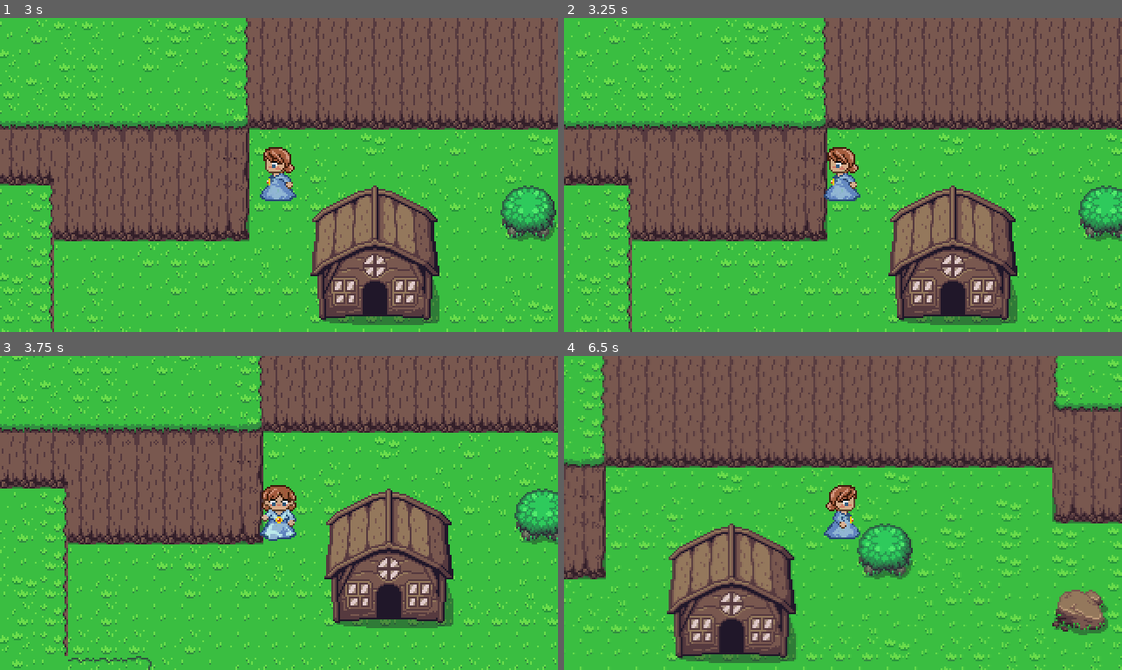
Above: before the commit, frames 1-4 (two rows, left to right).
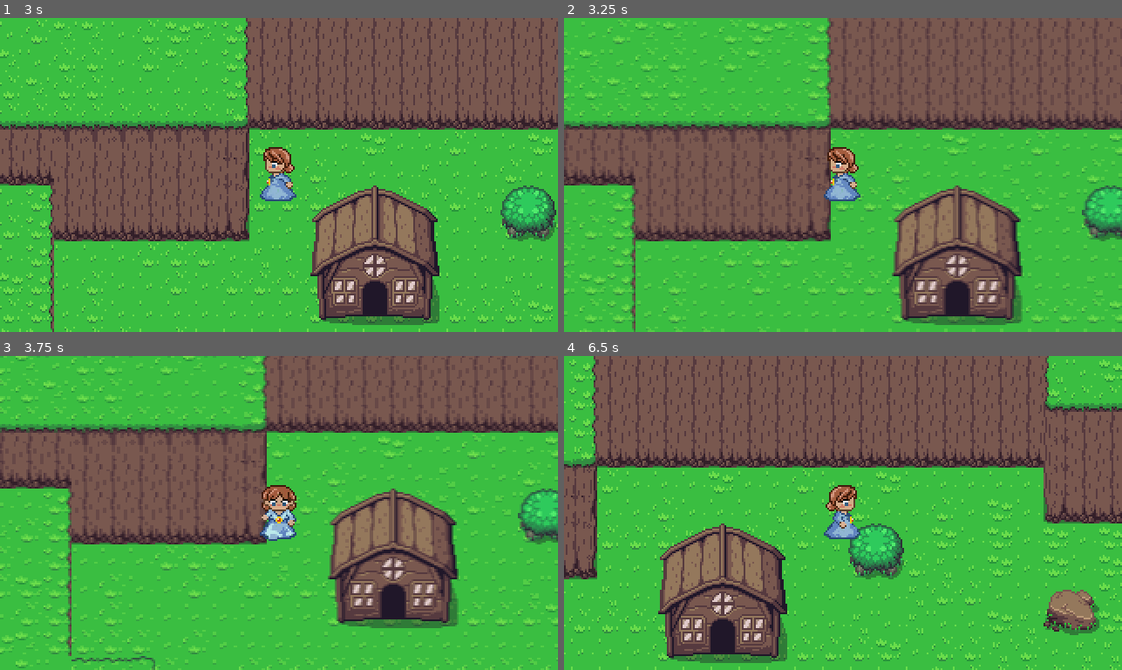
Above: after the commit, the same moments.

Repository: maxthi/GameJam24
Game: Godot game, scene res://levels/world/world.tscn
Two runs of this game, one before a commit and one after it. Both use one fixed random seed, a clock stepped at 60 frames per second and the inputs below.
Inputs:
- Up to frame 1 (3 s): tap Enter at 0.5 s; hold W (move_up) 0.53-2.03 s; hold A (move_left) from 2.03 s (still down)
- Up to frame 2 (3.25 s): keep holding A (move_left)
- Up to frame 3 (3.75 s): tap Delete (reset) at 3.5 s; release A (move_left) at 3.53 s; hold S (move_down) from 3.53 s (still down)
- Up to frame 4 (6.5 s): release S (move_down) at 4.28 s; hold D (move_right) 4.28-5.03 s; hold W (move_up) 5.03-5.78 s; hold D (move_right) from 5.78 s (still down)

Frame 1 is identical in both runs. In frame 2, 20% of the frame differs, in the area x 0-100%, y 0-100%; in frame 3, 19%; in frame 4, 31%.
Error in both runs: Invalid access to property or key 'on_collectible_pickup' on a base object of type 'Nil'. (res://objects/player/player_script.gd:15)

Commit message:
Update player_scene.tscn

Diff:
--- a/objects/player/player_scene.tscn
+++ b/objects/player/player_scene.tscn
@@ -4,7 +4,7 @@
 [ext_resource type="SpriteFrames" uid="uid://cht262gcbhoht" path="res://graphics/character/character.tres" id="2_3t8k3"]
 
 [sub_resource type="RectangleShape2D" id="RectangleShape2D_bxhwi"]
-size = Vector2(19, 47)
+size = Vector2(14, 14)
 
 [node name="Player" type="CharacterBody2D"]
 script = ExtResource("1_mep4n")
